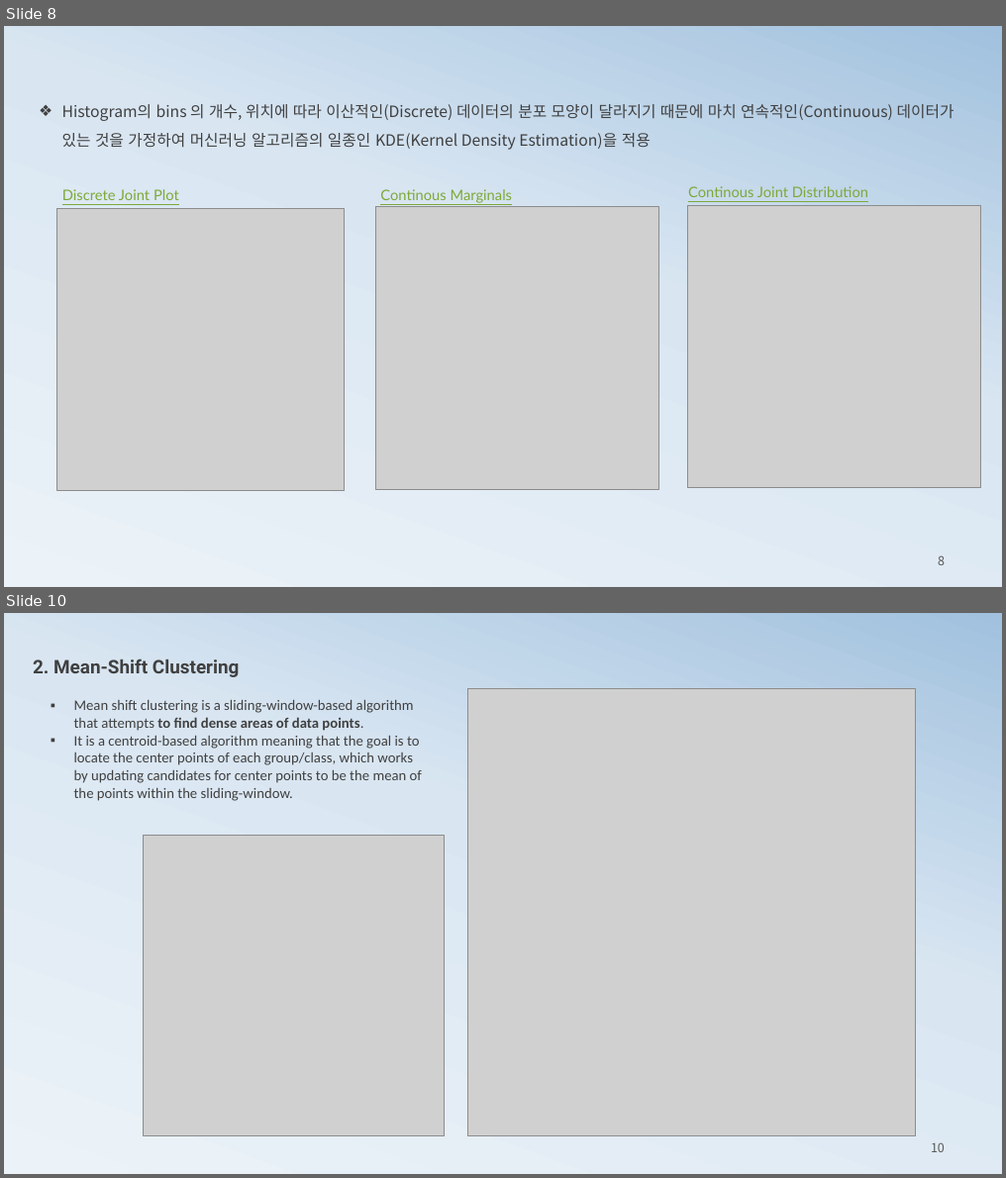
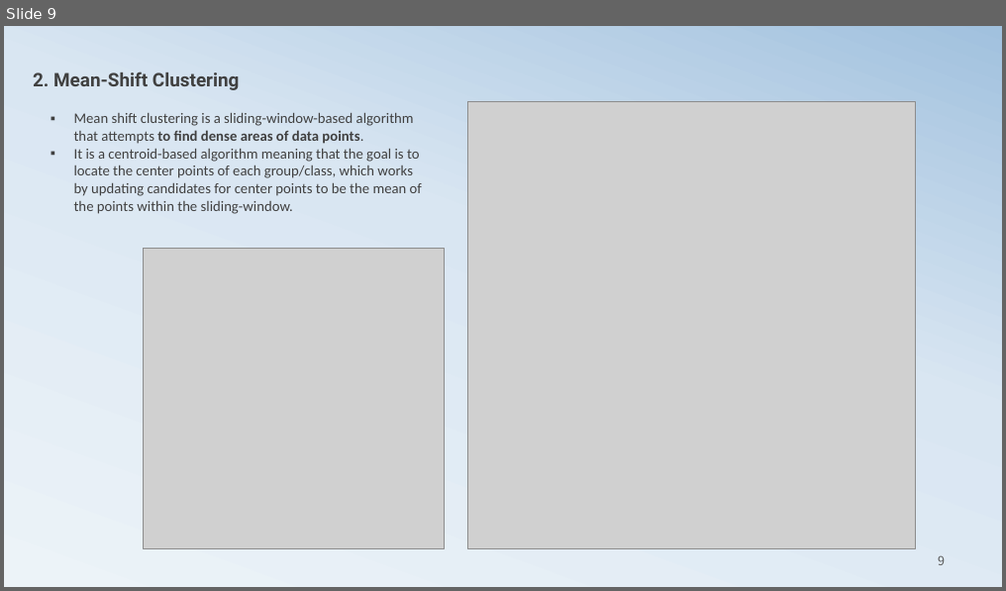
Before and after one commit to ancestor9/mathematics-for-machine-learning, a slide deck: 2_histogram2probability.pptx. Shown one above the other, each under a label of ours: slides 8 and 10 before the commit, slide 9 after it; the slides between them are not shown. The pictures are 1006x1178 and 1006x591 pixels, drawn with LibreOffice and Linux fonts; fonts in the diff are those of the drawing; grey boxes stand for pictures. Boxes give left, top, right and bottom in pixels: in the first picture for what was removed or moved away, otherwise in the second. Text is boxed around its words. In the diff, an @@ line names an element or a change of style, - is before the commit and + after.

```diff
--- a/2_histogram2probability.pptx
+++ b/2_histogram2probability.pptx
@@ slide 8 removed at bbox=[4, 26, 1002, 587], background gradient #ECF3F8 to #D9E6F2 to #A1C1DE @@
@@ text removed at bbox=[62, 104, 954, 150] @@
-❖ Histogram의 bins 의 개수, 위치에 따라 이산적인(Discrete) 데이터의 분포 모양이 달라지기 때문에 마치 연속적인(Continuous) 데이터가 있는 것을 가정하여 머신러닝 알고리즘의 일종인 KDE(Kernel Density Estimation)을 적용
@@ text removed at bbox=[62, 189, 179, 200] @@
-Discrete Joint Plot
@@ text removed at bbox=[380, 189, 513, 203] @@
-Continous Marginals
@@ text removed at bbox=[688, 186, 868, 197] @@
-Continous Joint Distribution
@@ picture removed at bbox=[57, 209, 344, 491] @@
@@ picture removed at bbox=[375, 207, 658, 489] @@
@@ picture removed at bbox=[687, 205, 981, 488] @@
@@ page number removed at bbox=[938, 556, 944, 566] @@
-8
@@ what was slide 10 is now slide 9 @@
@@ page number at bbox=[938, 556, 944, 566]: text changed @@
-10
+9
```
Also in this commit, not shown: 15 slides changed, 5 slides added, 2 other slides removed.
